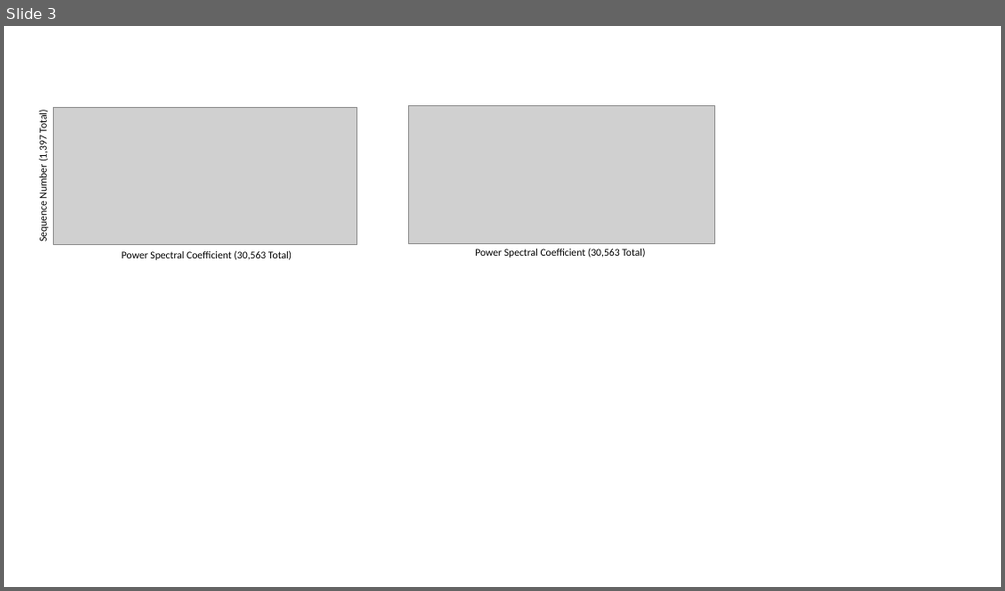
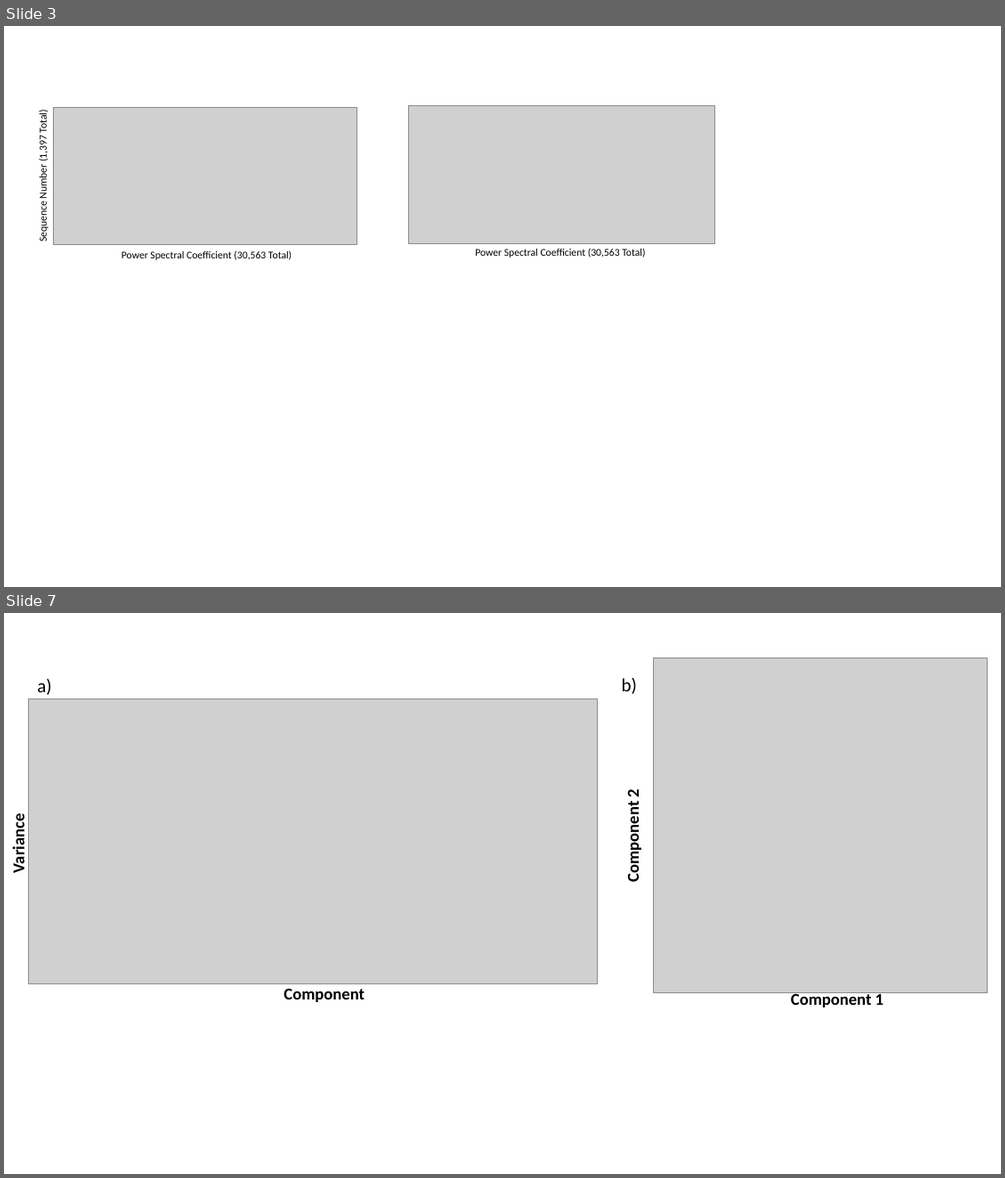
Before and after one commit to mathornton01/biocas2021-VF, a slide deck: Manuscript-06022021/Images/Creative/FilteringPictures.pptx. Shown one above the other, each under a label of ours: slide 3 before the commit, slides 3 and 7 after it; the slides between them are not shown. The pictures are 1005x591 and 1005x1178 pixels, drawn with LibreOffice and Linux fonts; fonts in the diff are those of the drawing; grey boxes stand for pictures. Boxes give left, top, right and bottom in pixels: in the first picture for what was removed or moved away, otherwise in the second. Text is boxed around its words. In the diff, an @@ line names an element or a change of style, - is before the commit and + after.

```diff
--- a/Manuscript-06022021/Images/Creative/FilteringPictures.pptx
+++ b/Manuscript-06022021/Images/Creative/FilteringPictures.pptx
@@ slide 7 added at [4, 613, 1001, 1174], background #FFFFFF @@
@@ group added at [8, 657, 987, 1007]: 6 texts, 2 pictures @@
+Component 2
+Component 1
+Component
+Variance
+a)
+b)
```
Also in this commit, not shown: 2 slides changed, 3 other slides added, 8 other files.
